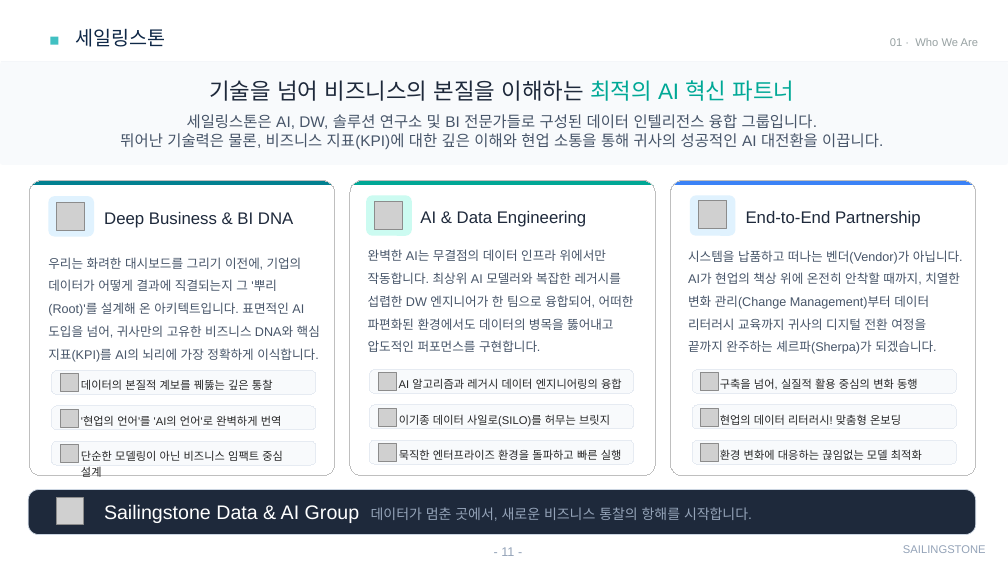
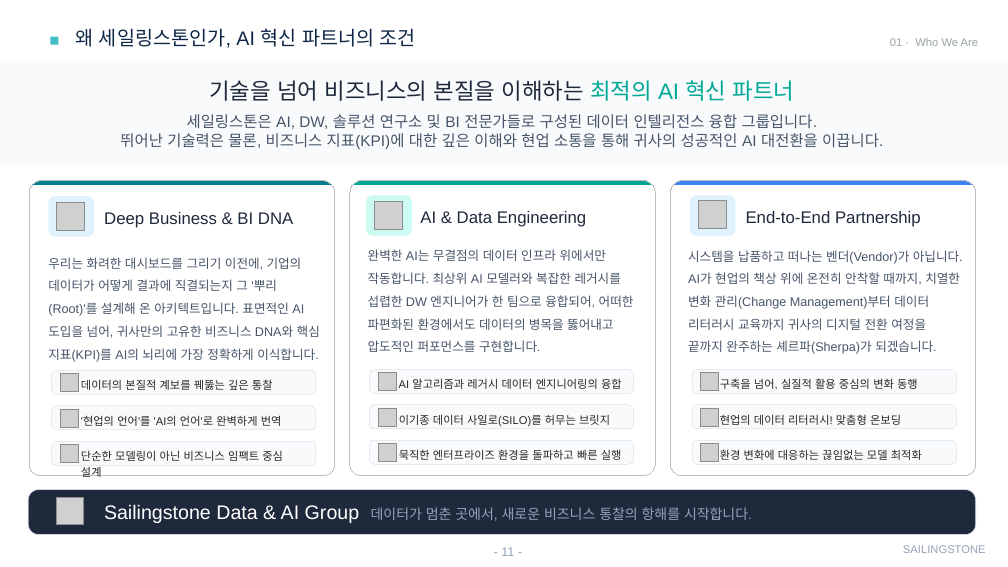
Before and after one commit to sellect-team/doc, a slide deck: slide 11 of docs/company/_source/company-intro-2026.pptx. Drawn at 1008x567 pixels with LibreOffice and Linux fonts; fonts in the diff are those of the drawing; grey boxes stand for pictures. Boxes give left, top, right and bottom in pixels: in the first picture for what was removed or moved away, otherwise in the second. Text is boxed around its words. In the diff, an @@ line names an element or a change of style, - is before the commit and + after.

```diff
--- a/docs/company/_source/company-intro-2026.pptx
+++ b/docs/company/_source/company-intro-2026.pptx
@@ title at (75,28,416,48): text changed @@
-세일링스톤
+왜 세일링스톤인가, AI 혁신 파트너의 조건
```
Also in this commit, not shown: 9 other slides changed, 21 other files.
